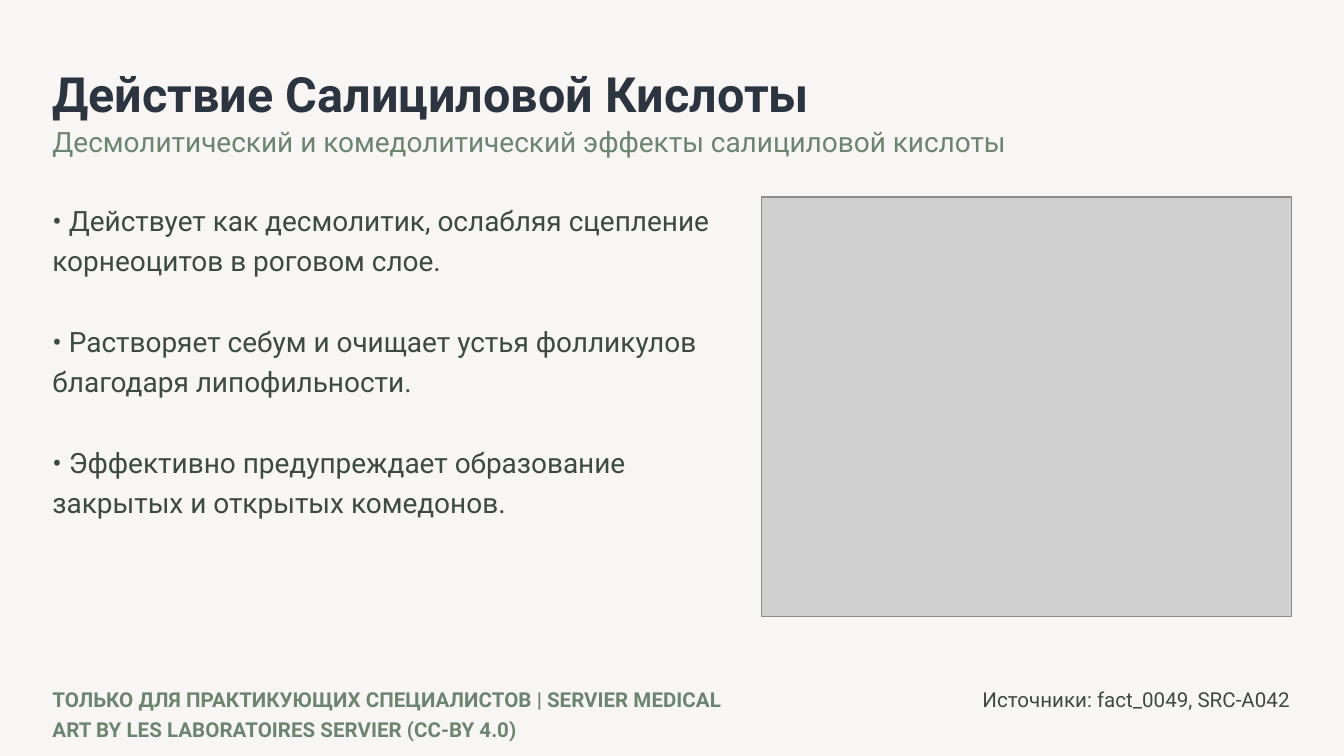
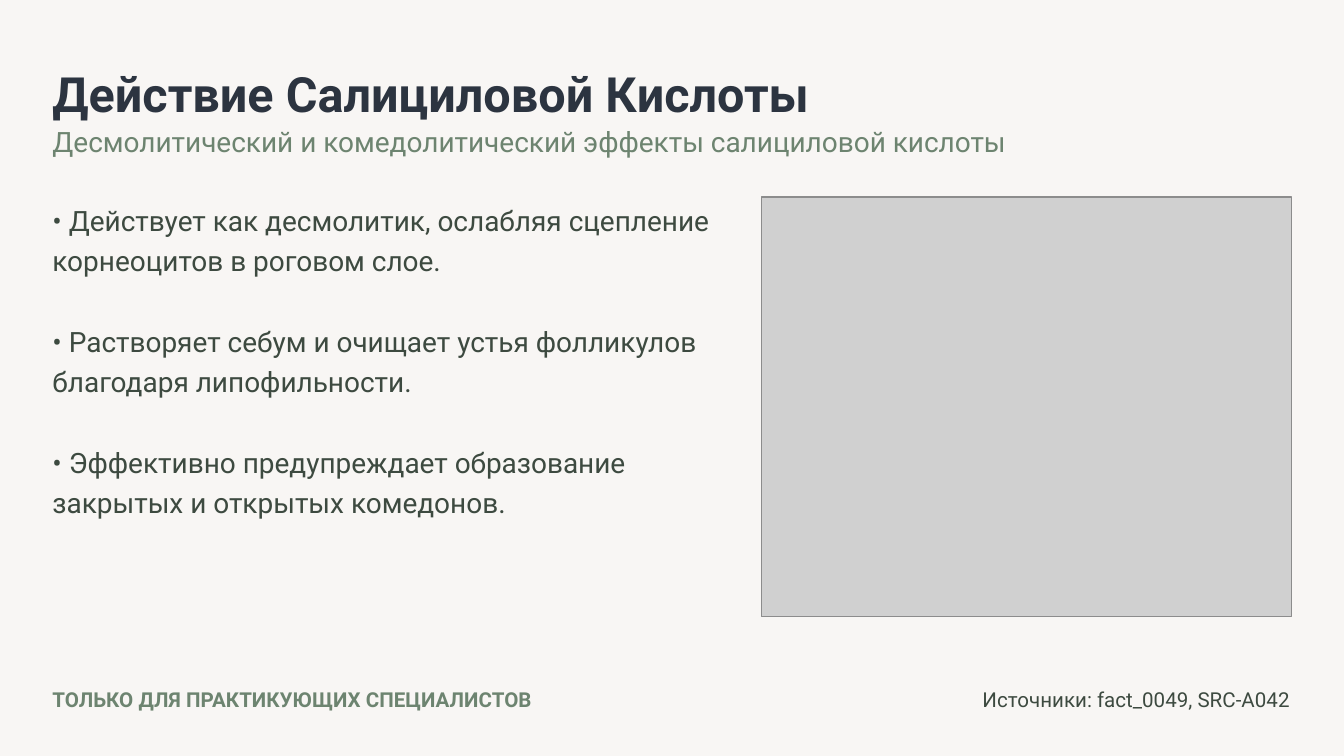
Before and after one commit to egregie/di_ko, a slide deck: slide 3 of 06_render/out/deck_exfoliants.pptx. Drawn at 1344x756 pixels with LibreOffice and Linux fonts; fonts in the diff are those of the drawing; grey boxes stand for pictures. Boxes give left, top, right and bottom in pixels: in the first picture for what was removed or moved away, otherwise in the second. Text is boxed around its words. In the diff, an @@ line names an element or a change of style, - is before the commit and + after.

```diff
--- a/06_render/out/deck_exfoliants.pptx
+++ b/06_render/out/deck_exfoliants.pptx
@@ text at (x1=52, y1=692, x2=532, y2=711): text changed @@
-ТОЛЬКО ДЛЯ ПРАКТИКУЮЩИХ СПЕЦИАЛИСТОВ | SERVIER MEDICAL ART BY LES LABORATOIRES SERVIER (CC-BY 4.0)
+ТОЛЬКО ДЛЯ ПРАКТИКУЮЩИХ СПЕЦИАЛИСТОВ
```
Also in this commit, not shown: 26 other files.
